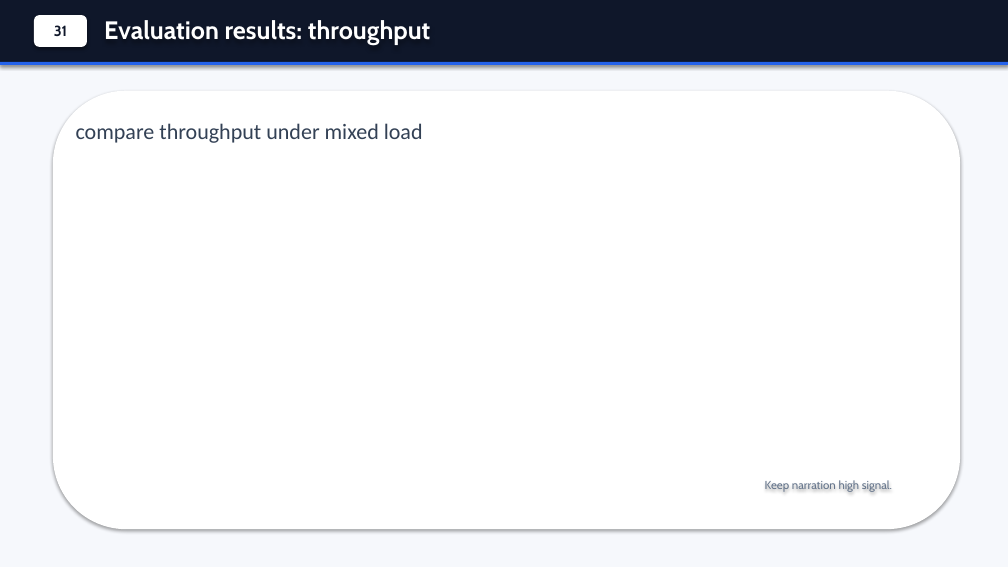
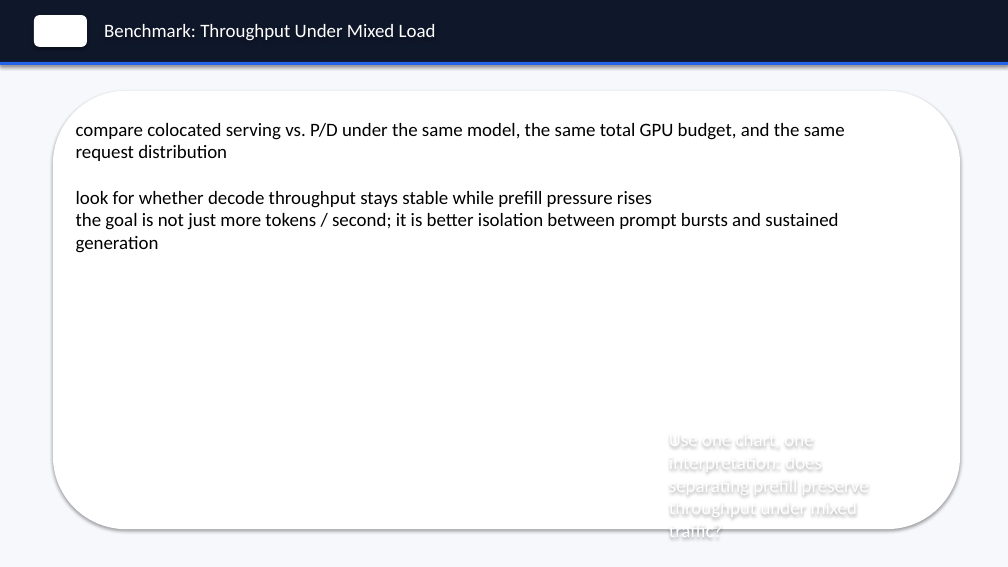
Before and after one commit to andyzhangx/demo, a slide deck: slide 32 of llm/kubecon-na-2026-pd-disaggregation.pptx. Drawn at 1008x567 pixels with LibreOffice and Linux fonts; fonts in the diff are those of the drawing. Boxes give left, top, right and bottom in pixels: in the first picture for what was removed or moved away, otherwise in the second. Text is boxed around its words. In the diff, an @@ line names an element or a change of style, - is before the commit and + after.

Commit message:
docs: refine benchmark and lessons deck copy

```diff
--- a/llm/kubecon-na-2026-pd-disaggregation.pptx
+++ b/llm/kubecon-na-2026-pd-disaggregation.pptx
@@ text in rounded rectangle at (54, 25, 67, 36): text removed @@
-31
@@ text at (104, 24, 436, 41): text changed; size 24 to 18 pt; font Cabin to Calibri; bold off @@
-Evaluation results: throughput
+Benchmark: Throughput Under Mixed Load
@@ text at (76, 123, 845, 253): text changed; size 21 to 18 pt; text colour #334155 to #000000 @@
-compare throughput under mixed load
+compare colocated serving vs. P/D under the same model, the same total GPU budget, and the same request distribution
+look for whether decode throughput stays stable while prefill pressure rises
+the goal is not just more tokens / second; it is better isolation between prompt bursts and sustained generation
@@ text at (669, 429, 869, 533): text changed; size 11 to 18 pt; font Cabin to Calibri; text colour #64748B to #FFFFFF @@
-Keep narration high signal.
+Use one chart, one interpretation: does separating prefill preserve throughput under mixed traffic?
```
Also in this commit, not shown: 4 other slides changed, 1 slide added, 1 slide removed.
